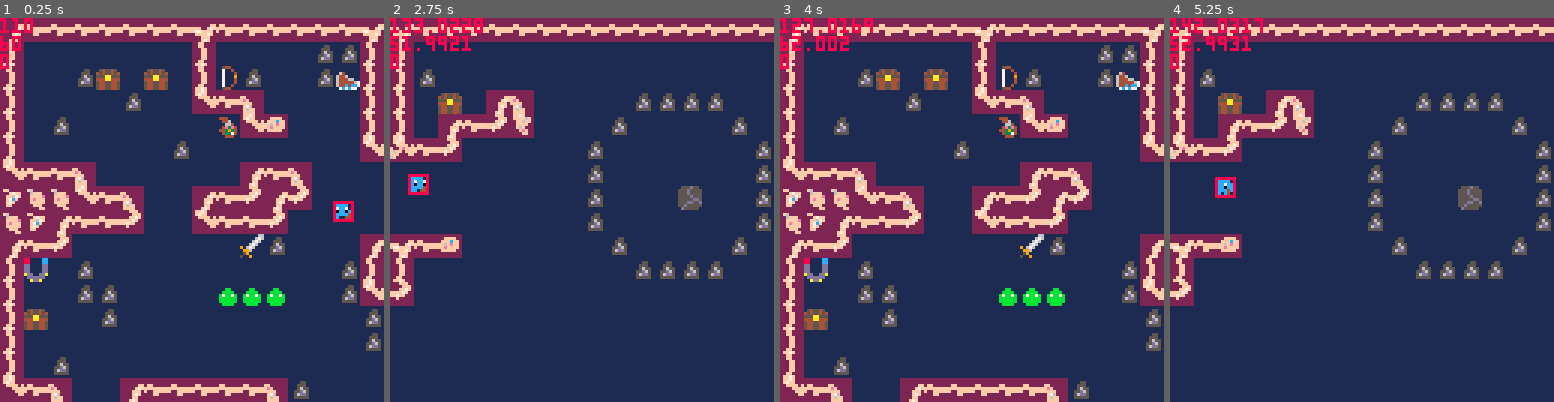
Above: before the commit, frames 1-4 (left to right).
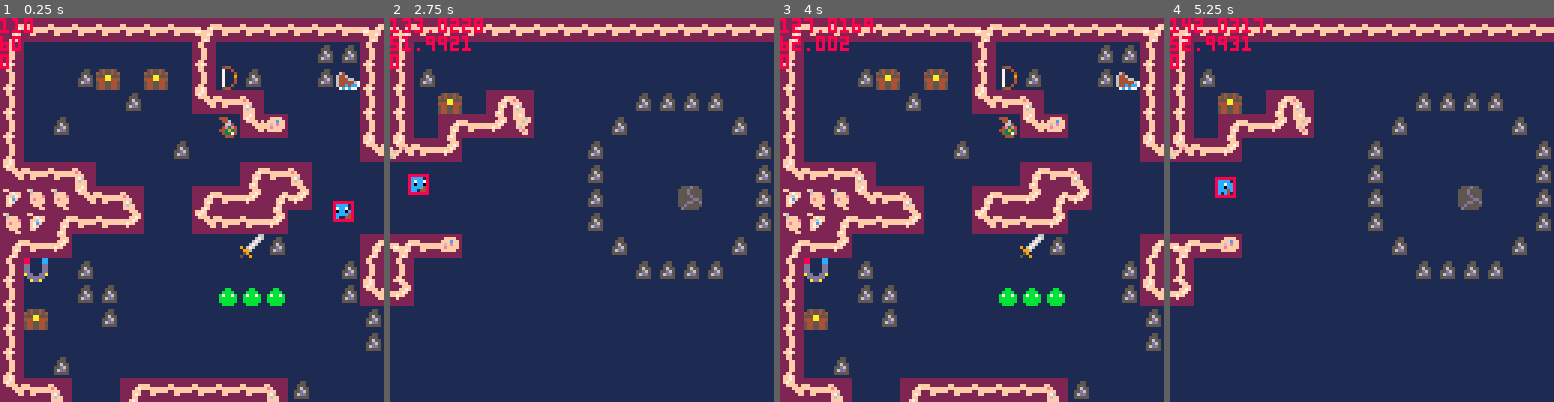
Above: after the commit, the same moments.

Repository: s-france/pico8GameS
Game: PICO-8 cartridge squid.p8
Same seed, same stepped clock (60 frames per second), same inputs: the game is played once before the commit and once after it.
Inputs:
- Up to frame 1 (0.25 s): no input
- Up to frame 2 (2.75 s): tap X (X key) at 0.33, 1.07, 1.85 s; tap O (Z key) at 0.7, 1.7, 2.1, 2.5 s; hold Right 1.6-2.1 s; hold Up 2.15-2.42 s; hold Right from 2.47 s (still down)
- Up to frame 3 (4 s): tap O (Z key) at 2.9, 3.3, 3.7 s; tap X (X key) at 2.97 s; release Right at 3.03 s; hold Left 3.08-3.58 s; hold Down 3.63-3.97 s
- Up to frame 4 (5.25 s): hold Right 4.02-4.68 s; tap X (X key) at 4.08, 5.2 s; tap O (Z key) at 4.1, 4.5, 4.9 s; hold Up 4.73-5.03 s; hold Left from 5.08 s (still down)

The runs differ from the first frame. In frame 1, 1.1% of the frame differs, in the area x 6-92%, y 1-99%; in frame 2, 0.6%; in frame 3, 1.0%; in frame 4, 0.6%.

Commit message:
new map collision function
can now detect map collisions from hb based on location and flag details

Diff:
--- a/squid.p8
+++ b/squid.p8
@@ -199,16 +199,17 @@
 
 	// alter dx, dy based on btn input
 	// check mapcollisions on hb
-	if (btn(0) and not mapcollisions(player.hb).l) then
+	if (btn(0) and not searchmapcols(player.hb, 0b1, 0,1, -(player.hb.right-player.hb.left),-1)) then
   player.dx-=1.001
 	end
-	if (btn(1) and not mapcollisions(player.hb).r) then
+	if (btn(1) and not searchmapcols(player.hb, 0b1, (player.hb.right-player.hb.left),1, 0,-1)) then
   player.dx+=1.001
 	end
-	if (btn(2) and not mapcollisions(player.hb).t) then
+	--if (btn(2) and not mapcollisions(player.hb).t) then
+	if (btn(2) and not searchmapcols(player.hb, 0b1, 1,0, -1,-(player.hb.bot-player.hb.top))) then
   player.dy-=1.001
 	end
-	if (btn(3) and not mapcollisions(player.hb).b) then
+	if (btn(3) and not searchmapcols(player.hb, 0b1, 1,(player.hb.bot-player.hb.top), -1,0)) then
   player.dy+=1.001
 	end
 
@@ -1105,6 +1106,22 @@
 --]]
 
 
+function searchmapcols(hb, flags, tlxoff,tlyoff, brxoff,bryoff)
+	local tleftx, tlefty = map_cell(hb.left-1 +tlxoff,hb.top-1 +tlyoff)
+	local brightx, brighty = map_cell(hb.right+1 +brxoff,hb.bot+1 +bryoff)
+
+	for x=tleftx, brightx, 1 do
+		for y=tlefty, brighty, 1 do
+			if (flags & fget(mget(x,y))) == flags then
+				return true
+			end
+		end
+	end
+
+	return false
+end
+
+
 function add_hitbox(tag,
 																				x,y, //position
 																				xlen, //length
@@ -1402,10 +1419,10 @@
 __gfx__
 00000000000000001111111111111111222222222ff7f22222ff2222222fff22222222222222222200000000222222222222222222222222222222222ff7f222
 0000000000005500111cc11111111111222222222f7ff22222ff22222222fff22222222222222222000880002ff222222f62222222ffff22222222222ffff6f2
-007007000005550011cccc11111111112ff2222222ffff2f222ff222222ff7f2222222ffff22222200888800222f7ff2226fff222fffcff22222fff222ff6ff2
+007007000005550011cccc1111111111ff22222222ffff2f222ff222222ff7f2222222ffff22222200888800222f7ff2226fff222fffcff22222fff222ff6ff2
 0007700000056550117cc71111111111ffffffff2222ffff222ff222ffff7f2222222f7ffef222220078870022ff67f222ffffe2ff6feff222fffff222ffff22
-000770000055d6501c0cc0c111111111f22fffff22222fff222ff222ff7ff2222222fff2ffff22220808808022f7cf2222fefff2ffeffff222fcff2222f6f222
-007007000056dd501ccccc4111111111222ff222222222ff222ff22222f222222222f7f22f7622220888888022f7f22222fffff22fffff222ffef222222fef22
+000770000055d6501c0cc0c11111111122ffffff22222fff222ff222ff7ff2222222fff2ffff22220808808022f7cf2222fefff2ffeffff222fcff2222f6f222
+007007000056dd501ccccc411111111122ff2222222222ff222ff22222f222222222f7f22f7622220888888022f7f22222fffff22fffff222ffef222222fef22
 000000000055555011c1144111111111222222222222222222ff2222222222222222ff222f6ff2220080080022ff2222222fff22222222222fcff2222222ff22
 000000000000000011c11c111111111122222222222222222ff7f22222222222222f7f222ffff222008008002222222222222ff22222222222ff222222222222
 22222222880000cc00000780fff777ff06000006cccccccc2ff7f222222222220000000000000000000000000000000000000000454444544544445445444454
